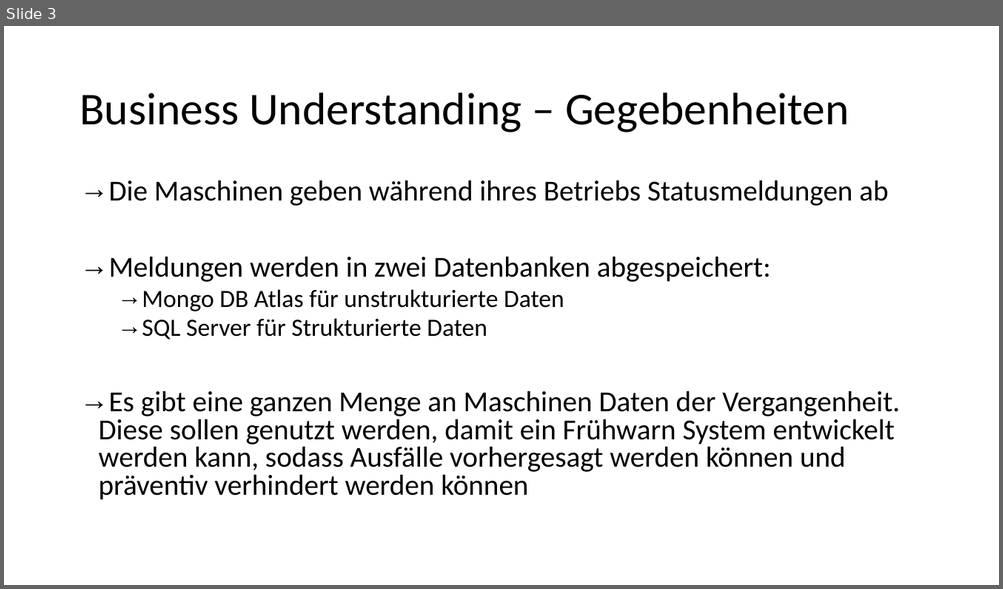
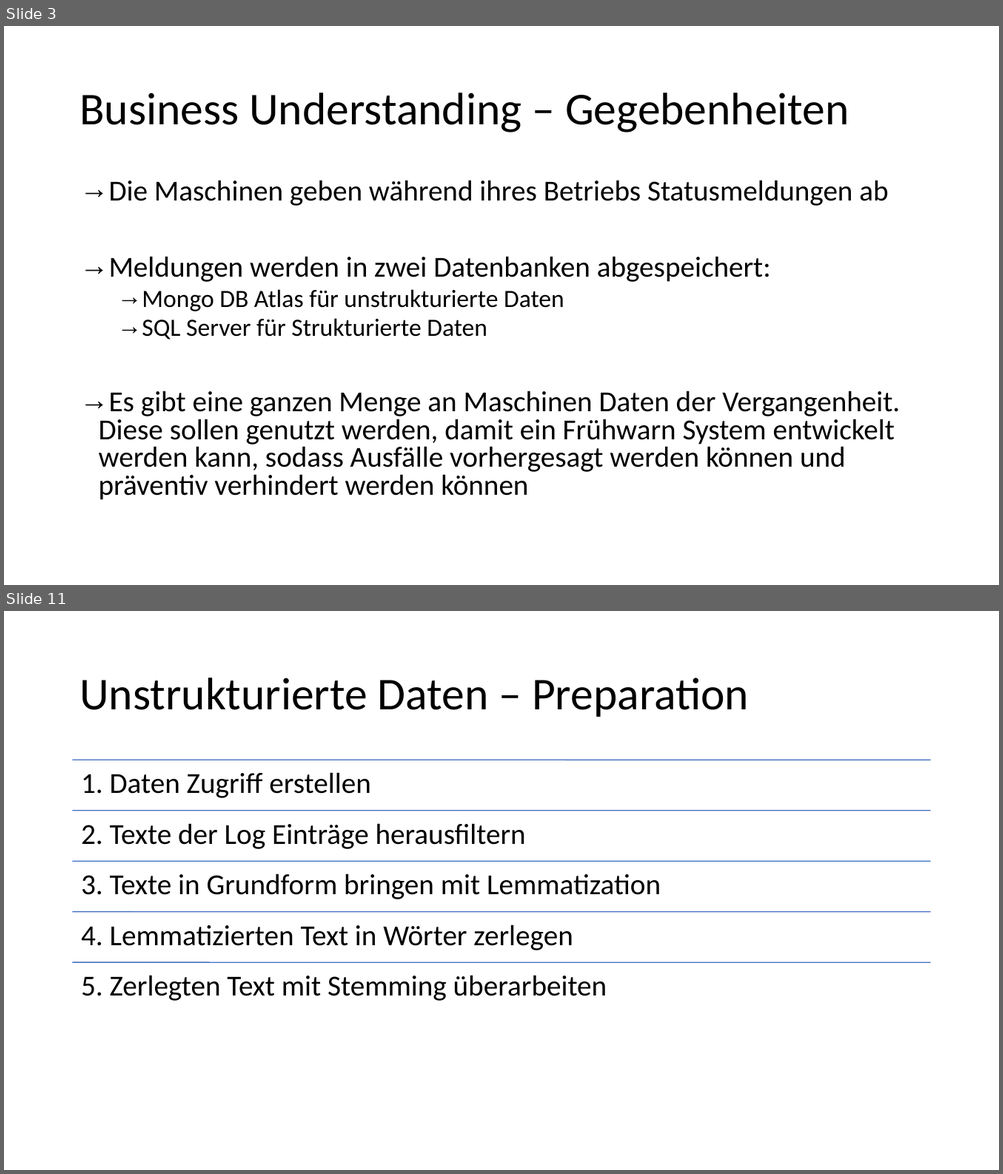
Before and after one commit to Flitschi7/big-data-management, a slide deck: Dokumentation HHZ Rocket Project.pptx. Shown one above the other, each under a label of ours: slide 3 before the commit, slides 3 and 11 after it; the slides between them are not shown. The pictures are 1003x589 and 1003x1174 pixels, drawn with LibreOffice and Linux fonts; fonts in the diff are those of the drawing. Boxes give left, top, right and bottom in pixels: in the first picture for what was removed or moved away, otherwise in the second. Text is boxed around its words. In the diff, an @@ line names an element or a change of style, - is before the commit and + after.

```diff
--- a/Dokumentation HHZ Rocket Project.pptx
+++ b/Dokumentation HHZ Rocket Project.pptx
@@ slide 11 added at (4, 611, 999, 1170), background #FFFFFF @@
@@ title added at (79, 678, 748, 717), 44 pt, text #000000 @@
+Unstrukturierte Daten – Preparation
@@ group added at (73, 760, 930, 1001): 5 lines, 5 texts @@
+1. Daten Zugriff erstellen
+2. Texte der Log Einträge herausfiltern
+3. Texte in Grundform bringen mit Lemmatization
+4. Lemmatizierten Text in Wörter zerlegen
+5. Zerlegten Text mit Stemming überarbeiten
```
Also in this commit, not shown: 7 slides changed, 6 other slides added, 3 slides removed.
